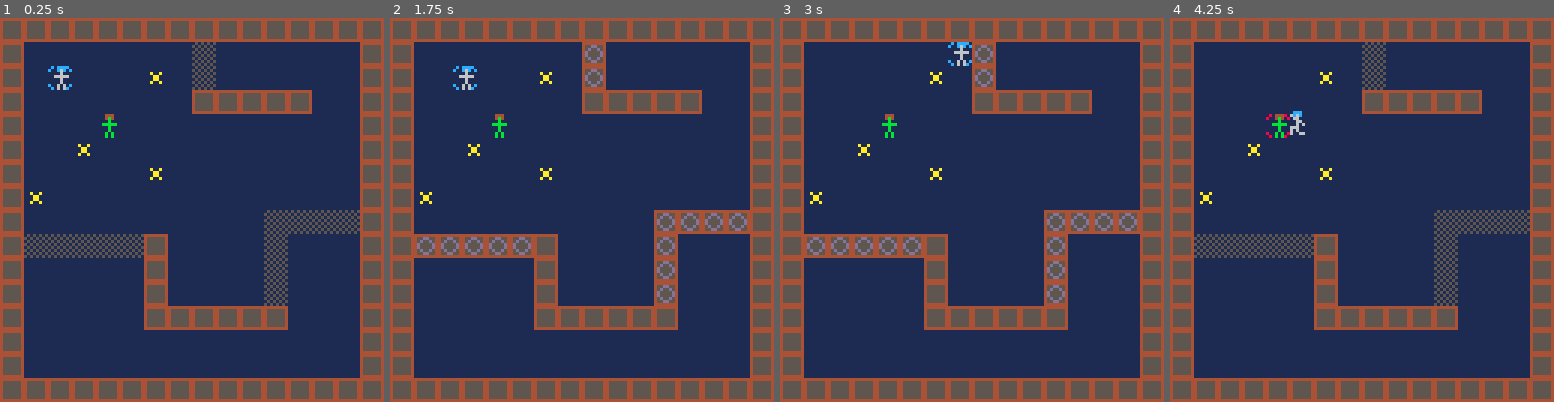
Above: before the commit, frames 1-4 (left to right).
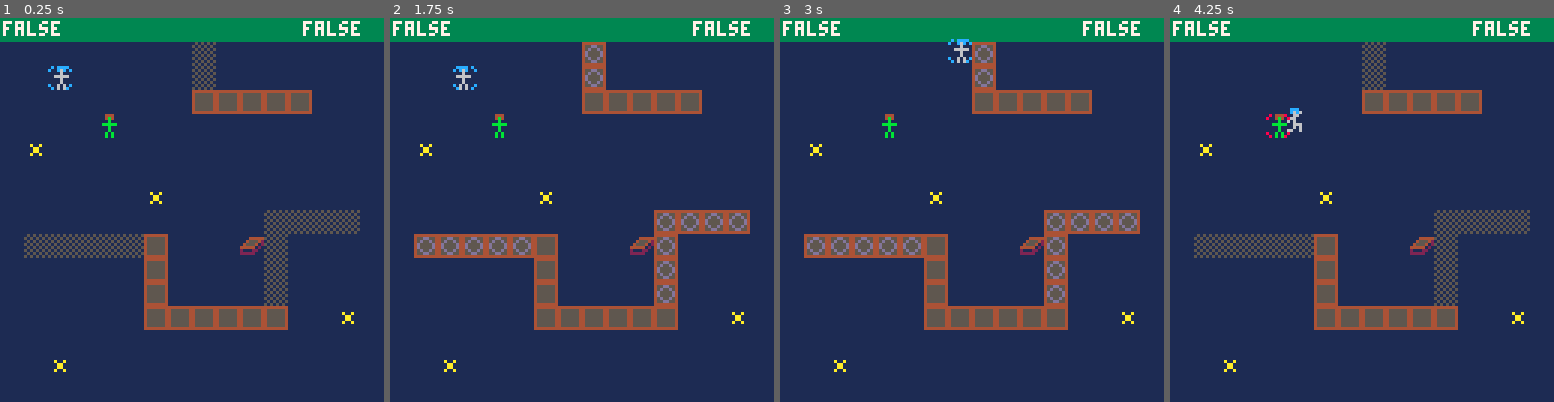
Above: after the commit, the same moments.

Repository: ErikLarsson82/pico-8
Game: PICO-8 cartridge chaser.p8
Two runs of this game, one before a commit and one after it. Both use one fixed random seed, a clock stepped at 60 frames per second and the inputs below.
Inputs:
- Up to frame 1 (0.25 s): no input
- Up to frame 2 (1.75 s): tap O (Z key) at 0.7, 1.7 s; hold Right from 1.6 s (still down)
- Up to frame 3 (3 s): release Right at 2.1 s; tap O (Z key) at 2.1, 2.5, 2.9 s; hold Up 2.15-2.42 s; hold Right from 2.47 s (still down)
- Up to frame 4 (4.25 s): release Right at 3.03 s; hold Left 3.08-3.58 s; tap O (Z key) at 3.3, 3.7, 4.1 s; hold Down 3.63-3.97 s; hold Right from 4.02 s (still down)

The runs differ from the first frame. In frame 1, 24% of the frame differs, in the area x 0-100%, y 0-100%; in frame 2, 24%; in frame 3, 24%; in frame 4, 24%.

Commit message:
Game over, more balance, more maps, more stuff, brick powerup, status bar

Diff:
--- a/chaser.p8
+++ b/chaser.p8
@@ -13,12 +13,15 @@
 
  add_player(0,16,16)
  add_player(1,32,32)
+ --add_player(1,32,32)
 
  add_boost()
  add_boost()
  add_boost()
  add_boost()
 
+ add_brick()
+
  han=0
  cooldown=0
 
@@ -45,8 +48,11 @@
  cls(1)
  map(m*16)
 
+ rectfill(0,0,128,7,3)
+
  for p in all(players) do
- 	spr(16+(p.idx*2)+p.f,p.x,p.y)
+ 	local fliph=p.vx>0
+ 	spr(16+(p.idx*2)+p.f,p.x,p.y,1,1,fliph)
 
 	 if han==p.idx then
 	  if cooldown==0 then
@@ -55,7 +61,13 @@
 	   spr(5,p.x,p.y)
 	  end
 	 end
+
+	 print(tostr(p.hasbrick),
+	 		1+p.idx*100,
+	 		1,
+	 		7)
 	end
+
 end
 -->8
 --collisions
@@ -103,6 +115,7 @@
  p.by=0
  p.f=0
  p.boost_timer=0
+ p.hasbrick=false
 
 	add(players, p)
 end
@@ -141,6 +154,12 @@
    p.vy+=s
   end
 
+  if p.hasbrick and
+     btnp(4,p.idx) then
+  	mset(c(p.x+4),c(p.y+4),2)
+  	p.hasbrick=false
+  end
+
   p.vx*=friction
   p.vy*=friction
 
@@ -158,6 +177,10 @@
 	 else
  	 p.y=cy
   end
+
+  -- keep inside screen
+  p.x=mid(0,p.x,128-7)
+  p.y=mid(7,p.y,128-7)
 
   local anim=(abs(p.vx)+abs(p.vy))/2
   p.f+=mid(0,anim,1)
@@ -188,6 +211,28 @@
   	end
   end
 
+  -- test against boosts
+  if p.hasbrick != true and
+  			collide(p.x,p.y,4) then
+  	p.hasbrick=true
+  	if fget(mget(c(p.x),c(p.y)),4) then
+  		mset(c(p.x),c(p.y),0)
+  		add_brick()
+  	end
+  	if fget(mget(c(p.x+7),c(p.y)),4) then
+  		mset(c(p.x+7),c(p.y),0)
+  		add_brick()
+  	end
+  	if fget(mget(c(p.x),c(p.y+7)),4) then
+  		mset(c(p.x),c(p.y+7),0)
+  		add_brick()
+  	end
+  	if fget(mget(c(p.x+7),c(p.y+7)),4) then
+  		mset(c(p.x+7),c(p.y+7),0)
+  		add_brick()
+  	end
+  end
+
   if collide(p.x,p.y,1) and han==0 then
   	m+=1
 
@@ -267,28 +312,48 @@
  end
 end
 -->8
---boost
+-- power-ups
 
 function add_boost()
 	local x=0
 	local y=0
-	while collide(x*8,y*8,0) or
-							collide(x*8,y*8,1) or
-							collide(x*8,y*8,2) do
+
+	repeat
 	 x=rnd(15)
-	 y=rnd(15)
-	end
+	 y=rnd(14)+1
+	until not (
+								collide(x*8,y*8,0) or
+								collide(x*8,y*8,1) or
+								collide(x*8,y*8,2) or
+								collide(x*8,y*8,3) or
+								collide(x*8,y*8,4))
 	mset(x,y,10)
+end
+
+function add_brick()
+	local x=0
+	local y=0
+
+	repeat
+	 x=rnd(15)
+	 y=rnd(14)+1
+	until not (
+								collide(x*8,y*8,0) or
+								collide(x*8,y*8,1) or
+								collide(x*8,y*8,2) or
+								collide(x*8,y*8,3) or
+								collide(x*8,y*8,4))
+	mset(x,y,11)
 end
 
 __gfx__
 00000000aaaaaaaa44444444777777770c0000c00800008000000000dddddddd0505050544444444000000000000000000000000000000000000000000000000
-00000000a00ee00a4555555470022007c000000c80000008000bb000d222222d50505050455dd554000000000000000000000000000000000000000000000000
-00700700a0eeee0a4555555470222207000000000000000000333300d222222d0505050545d55d5400a00a000000000000000000000000000000000000000000
-00077000aeeeeeea455555547222222700000000000000000b3003b0d222222d505050504d5555d4000aa0000000000000000000000000000000000000000000
-00077000aeeeeeea455555547222222700000000000000000b3003b0d222222d050505054d5555d4000aa0000000000000000000000000000000000000000000
-00700700a0eeee0a4555555470222207000000000000000000333300d222222d5050505045d55d5400a00a000000000000000000000000000000000000000000
-00000000a00ee00a4555555470022007c000000c80000008000bb000d222222d05050505455dd554000000000000000000000000000000000000000000000000
+00000000a00ee00a4555555470022007c000000c80000008000bb000d222222d50505050455dd554000000000004444400000000000000000000000000000000
+00700700a0eeee0a4555555470222207000000000000000000333300d222222d0505050545d55d5400a00a000045554200000000000000000000000000000000
+00077000aeeeeeea455555547222222700000000000000000b3003b0d222222d505050504d5555d4000aa0000455541200000000000000000000000000000000
+00077000aeeeeeea455555547222222700000000000000000b3003b0d222222d050505054d5555d4000aa0004444412000000000000000000000000000000000
+00700700a0eeee0a4555555470222207000000000000000000333300d222222d5050505045d55d5400a00a002111220000000000000000000000000000000000
+00000000a00ee00a4555555470022007c000000c80000008000bb000d222222d05050505455dd554000000002222200000000000000000000000000000000000
 00000000aaaaaaaa44444444777777770c0000c00800008000000000dddddddd5050505044444444000000000000000000000000000000000000000000000000
 000ccc00000ccc000004440000044400000000000000000000000000000000000000000000000000000000000000000000000000000000000000000000000000
 000c6c00006c6c000004b40000b4b400000000000000000000000000000000000000000000000000000000000000000000000000000000000000000000000000
@@ -299,24 +364,24 @@
 0006060000606000000b0b0000b0b000000000000000000000000000000000000000000000000000000000000000000000000000000000000000000000000000
 0006060000600660000b0b0000b00bb0000000000000000000000000000000000000000000000000000000000000000000000000000000000000000000000000
 __gff__
-0000010000000201040508000000000000000000000000000000000000000000000000000000000000000000000000000000000000000000000000000000000000000000000000000000000000000000000000000000000000000000000000000000000000000000000000000000000000000000000000000000000000000000
+0000010000000201040508100000000000000000000000000000000000000000000000000000000000000000000000000000000000000000000000000000000000000000000000000000000000000000000000000000000000000000000000000000000000000000000000000000000000000000000000000000000000000000
 0000000000000000000000000000000000000000000000000000000000000000000000000000000000000000000000000000000000000000000000000000000000000000000000000000000000000000000000000000000000000000000000000000000000000000000000000000000000000000000000000000000000000000
 __map__
-0202020202020202020202020202020202020202020202020202020202020202070707070707070707070707070707070000000000000000000000000000000000000000000000000000000000000000000000000000000000000000000000000000000000000000000000000000000000000000000000000000000000000000
-0200000000000000080000000000000202000006000000000000000000000002070600000000000000000000000000070000000000000000000000000000000000000000000000000000000000000000000000000000000000000000000000000000000000000000000000000000000000000000000000000000000000000000
-0200000000000000080000000000000202000000000000000000000000000002070000000000000000000000000000070000000000000000000000000000000000000000000000000000000000000000000000000000000000000000000000000000000000000000000000000000000000000000000000000000000000000000
-0200000000000000020202020200000202000000020202020202020000000002070000000000000000000000000000070000000000000000000000000000000000000000000000000000000000000000000000000000000000000000000000000000000000000000000000000000000000000000000000000000000000000000
-0200000000000000000000000000000202000000000002000000000000000002070000000000000000000000000000070000000000000000000000000000000000000000000000000000000000000000000000000000000000000000000000000000000000000000000000000000000000000000000000000000000000000000
-0200000000000000000000000000000202000000000000000000000000000002070000000000000000000000000000070000000000000000000000000000000000000000000000000000000000000000000000000000000000000000000000000000000000000000000000000000000000000000000000000000000000000000
-0200000000000000000000000000000202000000000000000000000000000002070000000000000000000000000000070000000000000000000000000000000000000000000000000000000000000000000000000000000000000000000000000000000000000000000000000000000000000000000000000000000000000000
-0200000000000000000000000000000202000000020000000000000000000002070000000000000000000000000000070000000000000000000000000000000000000000000000000000000000000000000000000000000000000000000000000000000000000000000000000000000000000000000000000000000000000000
-0200000000000000000000080808080202000000020000000000000000000002070000000000000000000000000000070000000000000000000000000000000000000000000000000000000000000000000000000000000000000000000000000000000000000000000000000000000000000000000000000000000000000000
-0208080808080200000000080000000202000000020000000000000000000002070000000000000000000000000000070000000000000000000000000000000000000000000000000000000000000000000000000000000000000000000000000000000000000000000000000000000000000000000000000000000000000000
-0200000000000200000000080000000202000000020000000000000000000002070000000000000000000000000000070000000000000000000000000000000000000000000000000000000000000000000000000000000000000000000000000000000000000000000000000000000000000000000000000000000000000000
-0200000000000200000000080000000202000000020202020200000000000002070000000000000000000000000000070000000000000000000000000000000000000000000000000000000000000000000000000000000000000000000000000000000000000000000000000000000000000000000000000000000000000000
-0200000000000202020202020000000202000000000000000000000000000002070000000000000000000000000000070000000000000000000000000000000000000000000000000000000000000000000000000000000000000000000000000000000000000000000000000000000000000000000000000000000000000000
-0200000000000000000000000000000202000000000000000000000000000002070000000000000000000000000000070000000000000000000000000000000000000000000000000000000000000000000000000000000000000000000000000000000000000000000000000000000000000000000000000000000000000000
-0200000000000000000000000000000202000000000000000000000000000002070000000000000000000000000000070000000000000000000000000000000000000000000000000000000000000000000000000000000000000000000000000000000000000000000000000000000000000000000000000000000000000000
-0202020202020202020202020202020202020202020202020202020202020202070707070707070707070707070707070000000000000000000000000000000000000000000000000000000000000000000000000000000000000000000000000000000000000000000000000000000000000000000000000000000000000000
-
-
+0000000000000000000000000000000002020202020202020202020202020202070707070707070707070707070707070000000000000000000000000000000000000000000000000000000000000000000000000000000000000000000000000000000000000000000000000000000000000000000000000000000000000000
+0000000000000000080000000000000002000006000000000000000000000002070600000000000000000000000000070000000000000000000000000000000000000000000000000000000000000000000000000000000000000000000000000000000000000000000000000000000000000000000000000000000000000000
+0000000000000000080000000000000002000000000000000000000000000002070000000000000000000000000000070000000000000000000000000000000000000000000000000000000000000000000000000000000000000000000000000000000000000000000000000000000000000000000000000000000000000000
+0000000000000000020202020200000002000000020202020202020000000002070000000000000000000000000000070000000000000000000000000000000000000000000000000000000000000000000000000000000000000000000000000000000000000000000000000000000000000000000000000000000000000000
+0000000000000000000000000000000002000000000002000000000000000002070000000000000000000000000000070000000000000000000000000000000000000000000000000000000000000000000000000000000000000000000000000000000000000000000000000000000000000000000000000000000000000000
+0000000000000000000000000000000002000000000000000000000000000002070000000000000000000000000000070000000000000000000000000000000000000000000000000000000000000000000000000000000000000000000000000000000000000000000000000000000000000000000000000000000000000000
+0000000000000000000000000000000002000000000000000000000000000002070000000000000000000000000000070000000000000000000000000000000000000000000000000000000000000000000000000000000000000000000000000000000000000000000000000000000000000000000000000000000000000000
+0000000000000000000000000000000002000000020000000000000000000002070000000000000000000000000000070000000000000000000000000000000000000000000000000000000000000000000000000000000000000000000000000000000000000000000000000000000000000000000000000000000000000000
+0000000000000000000000080808080002000000020000000000000000000002070000000000000000000000000000070000000000000000000000000000000000000000000000000000000000000000000000000000000000000000000000000000000000000000000000000000000000000000000000000000000000000000
+0008080808080200000000080000000002000000020000000000000000000002070000000000000000000000000000070000000000000000000000000000000000000000000000000000000000000000000000000000000000000000000000000000000000000000000000000000000000000000000000000000000000000000
+0000000000000200000000080000000002000000020000000000000000000002070000000000000000000000000000070000000000000000000000000000000000000000000000000000000000000000000000000000000000000000000000000000000000000000000000000000000000000000000000000000000000000000
+0000000000000200000000080000000002000000020202020200000000000002070000000000000000000000000000070000000000000000000000000000000000000000000000000000000000000000000000000000000000000000000000000000000000000000000000000000000000000000000000000000000000000000
+0000000000000202020202020000000002000000000000000000000000000002070000000000000000000000000000070000000000000000000000000000000000000000000000000000000000000000000000000000000000000000000000000000000000000000000000000000000000000000000000000000000000000000
+0000000000000000000000000000000002000000000000000000000000000002070000000000000000000000000000070000000000000000000000000000000000000000000000000000000000000000000000000000000000000000000000000000000000000000000000000000000000000000000000000000000000000000
+0000000000000000000000000000000002000000000000000000000000000002070000000000000000000000000000070000000000000000000000000000000000000000000000000000000000000000000000000000000000000000000000000000000000000000000000000000000000000000000000000000000000000000
+0000000000000000000000000000000002020202020202020202020202020202070707070707070707070707070707070000000000000000000000000000000000000000000000000000000000000000000000000000000000000000000000000000000000000000000000000000000000000000000000000000000000000000
+
+
